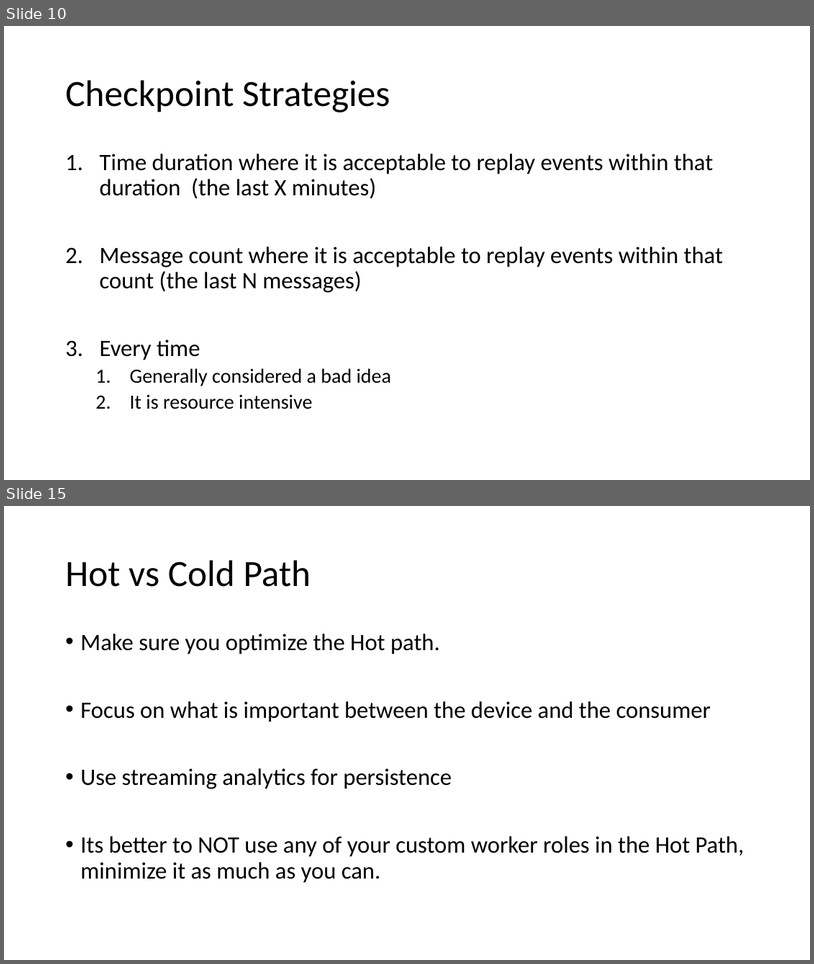
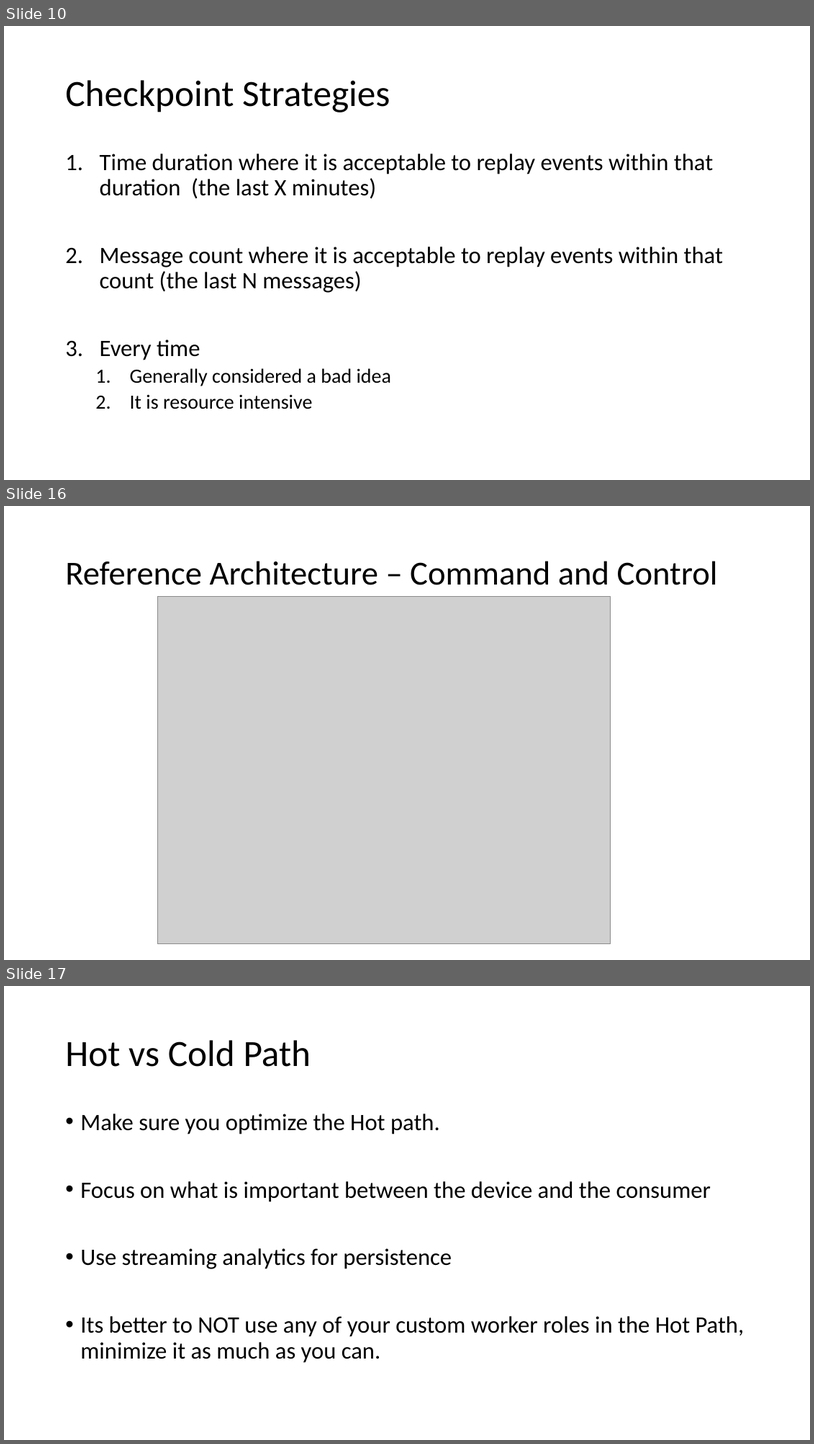
Before and after one commit to nothingmn/presentation-azureeventhubs, a slide deck: Massive scale with Azure Event Hubs for IoT.pptx. Shown one above the other, each under a label of ours: slides 10 and 15 before the commit, slides 10, 16 and 17 after it; the slides between them are not shown. The pictures are 814x964 and 814x1444 pixels, drawn with LibreOffice and Linux fonts; fonts in the diff are those of the drawing; grey boxes stand for pictures. Boxes give left, top, right and bottom in pixels: in the first picture for what was removed or moved away, otherwise in the second. Text is boxed around its words. In the diff, an @@ line names an element or a change of style, - is before the commit and + after.

```diff
--- a/Massive scale with Azure Event Hubs for IoT.pptx
+++ b/Massive scale with Azure Event Hubs for IoT.pptx
@@ slide 16 added at (4, 506, 810, 960), background #FFFFFF @@
@@ title added at (65, 561, 718, 585), 40 pt, text #000000 @@
+Reference Architecture – Command and Control
@@ picture added at (157, 596, 611, 943) @@
@@ what was slide 15 is now slide 17 @@
```
Also in this commit, not shown: 7 slides changed, 1 other slide added, 2 other files.
